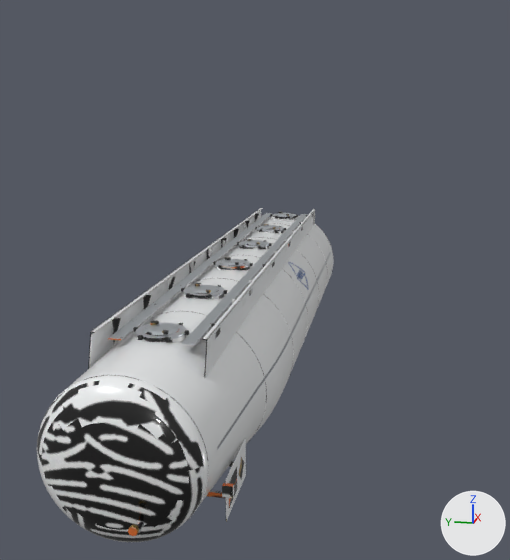
Renders of the glTF model src/assets/models/tanker-body.glb from each side of a commit.
Camera for both pictures: a 50 mm camera at (-18.12, -2.65, 5.81) aimed at (-6.08, -0.24, 2.8). The axes (+X, +Y, +Z) are drawn at lower right. The lights are the same throughout. The first picture is the older version. Vertices at exactly the same position are counted once.

Before the edit, the objects in view are built like this:
```python
me_mesh_0 = bpy.data.meshes.new('Mesh_0')
me_mesh_0.from_pydata(...)  # 17917 vertices, 35080 faces; spans x -12.4..-0.22, y -1.18..1.18, z 0.85..3.33
# faces by material slot: [360, 13720, 384, 168, 19896, 552]
me_mesh_0.materials.append(mat_logo)  # picture img_logo_blue
me_mesh_0.materials.append(mat_lidalu)
me_mesh_0.materials.append(mat_boardwhite)
me_mesh_0.materials.append(mat_stripe)  # grey #8a9097
me_mesh_0.materials.append(mat_tankpaint)
me_mesh_0.materials.append(mat_railpaint)
ob_mesh_0 = bpy.data.objects.new('Mesh_0', me_mesh_0)
ob_mesh_0.location = (0.0, 0.0, 0.0)
```
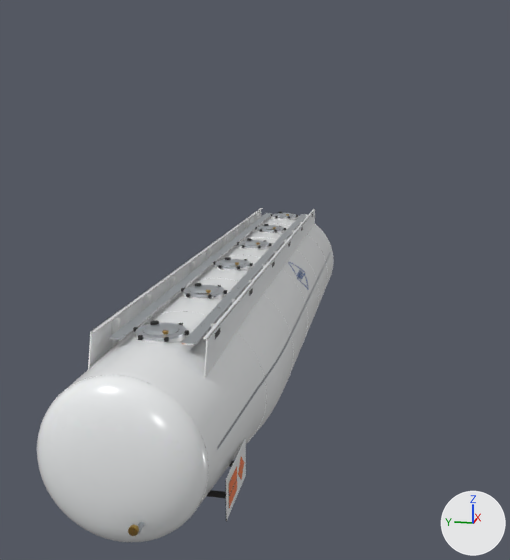
The edits, one by one:
me_mesh_0 has 17917 vertices, 35080 faces and spans x -12.4..-0.22, y -1.18..1.18, z 0.85..3.33.
me_mesh_0 is used by ob_mesh_0; location (0.0, 0.0, 0.0).
me_mesh_0 part 1: 112 of 17917 vertices moved; they spanned x -11.48..-11.42, y -1.08..1.08, z 1.73..1.87 and now span x -12.0..-11.94, y -0.56..0.56, z 1.73..1.87; mean shift (-0.52, 0.0, 0.0); largest move (-11.42, -1.08, 1.87) -> (-12.0, -0.44, 1.87).
me_mesh_0 part 2: 25532 kept faces spanning x -12.4..-0.22, y -1.18..1.18, z 0.85..3.33 get new texture (UV) coordinates.

Pixel boxes [x1, y1, x2, y2] of what changed, in the pictures (510 x 560 px; the box of a moved part takes in the faces that stretch with it):
part 1 of me_mesh_0, moved or reshaped (not visible afterwards)
    before: [222, 483, 234, 498]
part 2 of me_mesh_0, surface changed (grey to white)
    both: [37, 210, 330, 542]
